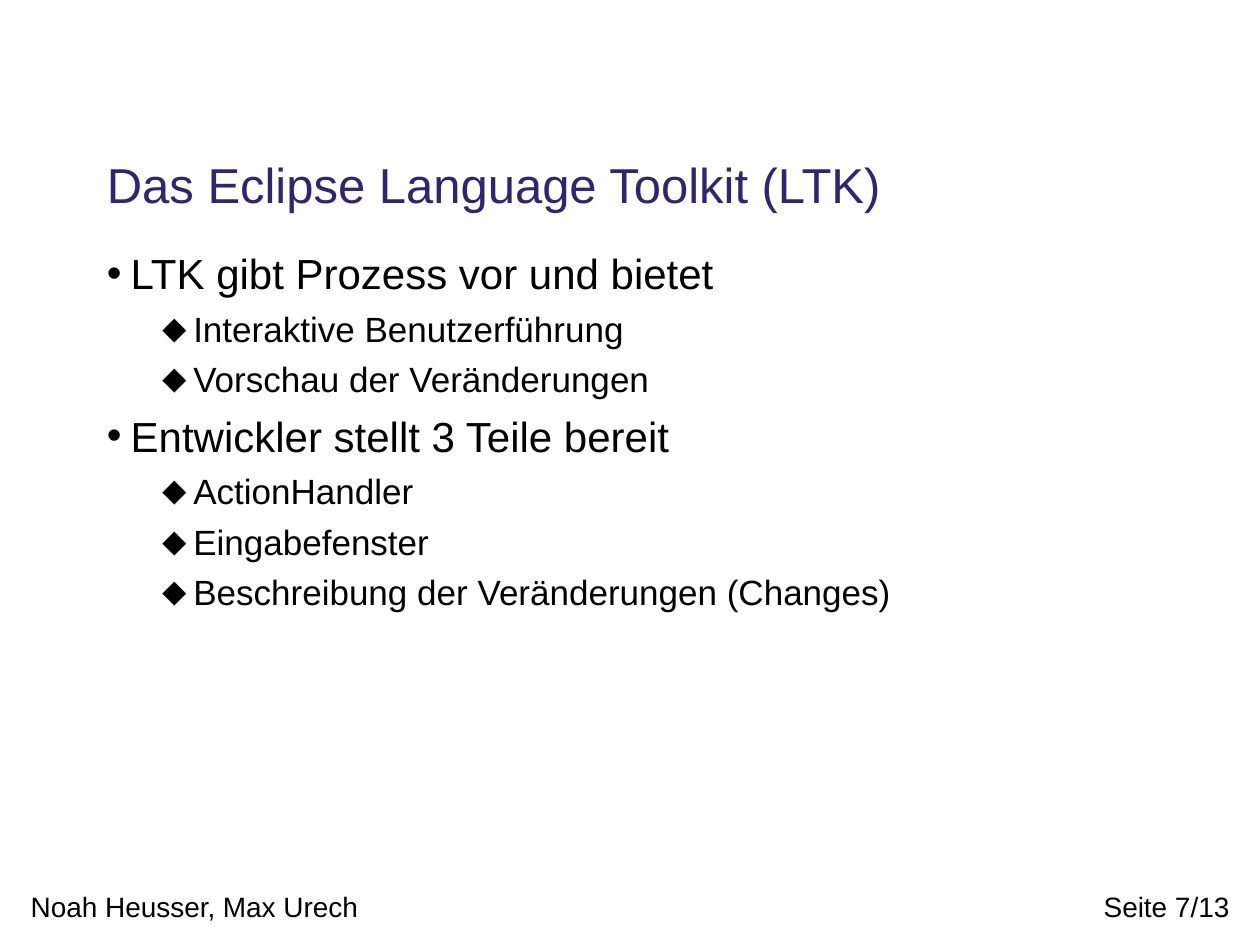
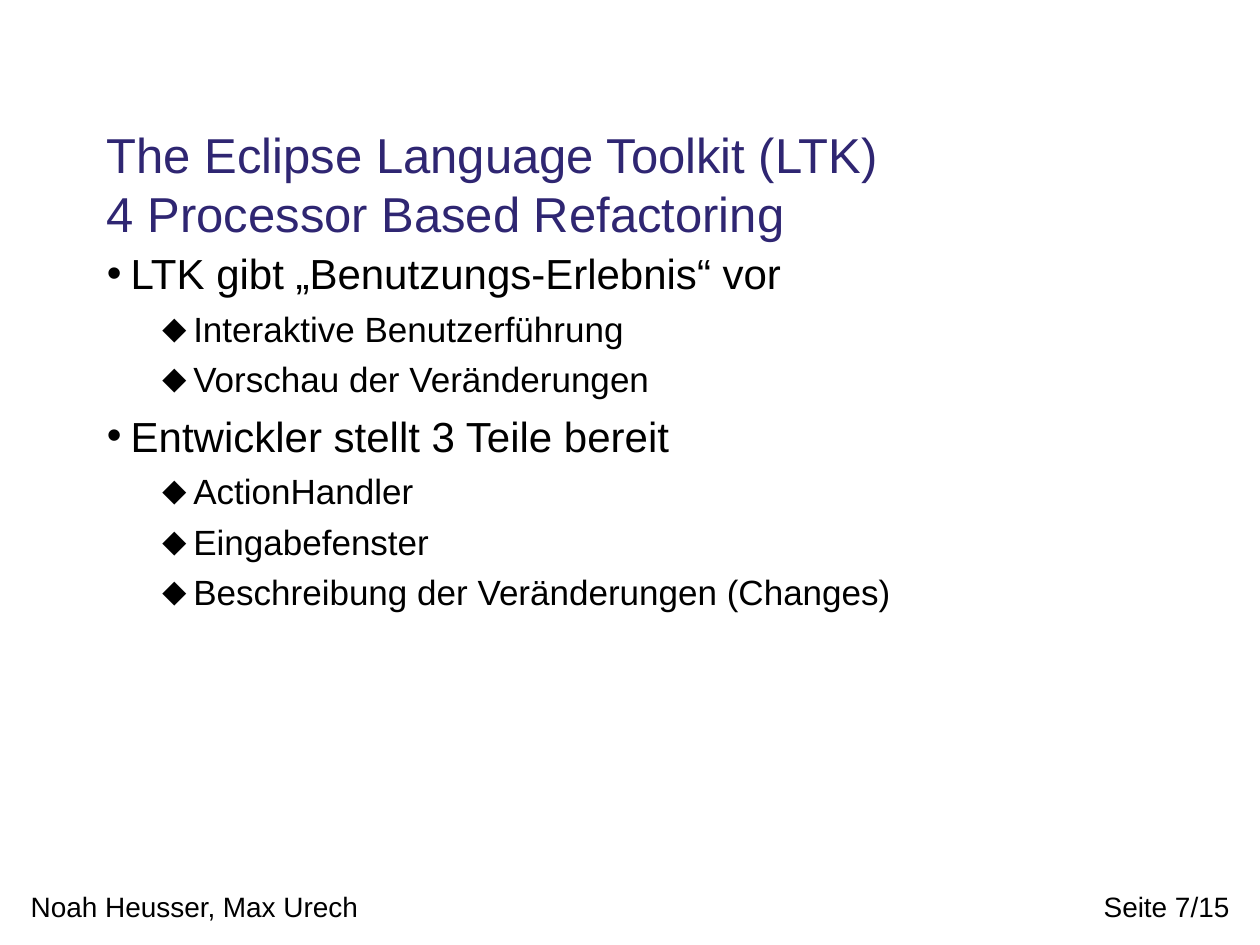
Before and after one commit to phsommer/yeti, a slide deck: slide 7 of TinyOS Refactoring/doc/presentation.odp. Drawn at 1260x945 pixels with LibreOffice and Linux fonts; fonts in the diff are those of the drawing; background and template pictures are left out. Boxes give left, top, right and bottom in pixels: in the first picture for what was removed or moved away, otherwise in the second. Text is boxed around its words. In the diff, an @@ line names an element or a change of style, - is before the commit and + after.

```diff
--- a/TinyOS Refactoring/doc/presentation.odp
+++ b/TinyOS Refactoring/doc/presentation.odp
@@ title at bbox=[107, 137, 878, 242]: text changed @@
-Das Eclipse Language Toolkit (LTK)
+The Eclipse Language Toolkit (LTK)
+4 Processor Based Refactoring
@@ text at bbox=[131, 258, 781, 298]: text changed @@
-• LTK gibt Prozess vor und bietet
+• LTK gibt „Benutzungs-Erlebnis“ vor
@@ page number at bbox=[1104, 896, 1229, 918]: text changed @@
-Seite 7/13
+Seite 7/15
```
Also in this commit, not shown: 1 other slide changed, 3 slides added, 1 slide removed.
